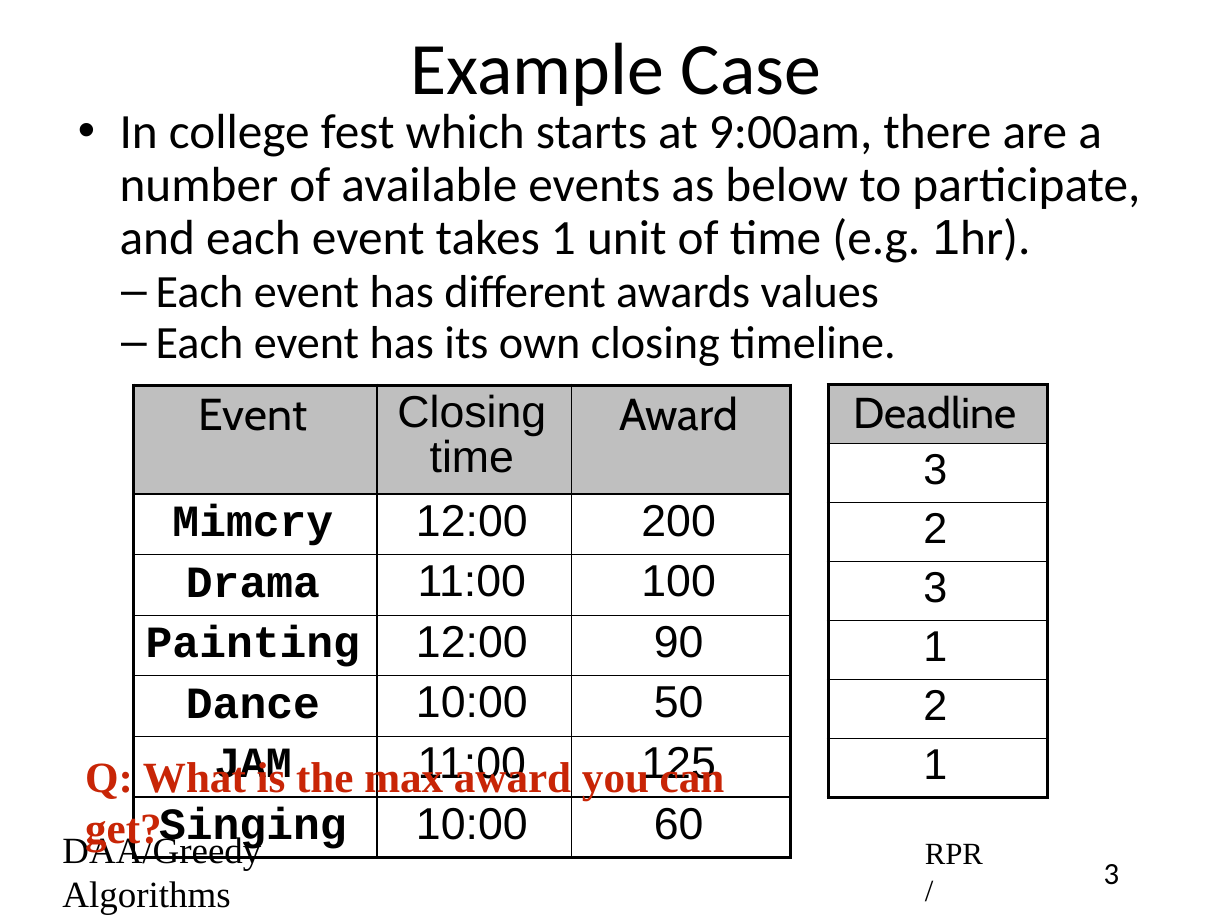
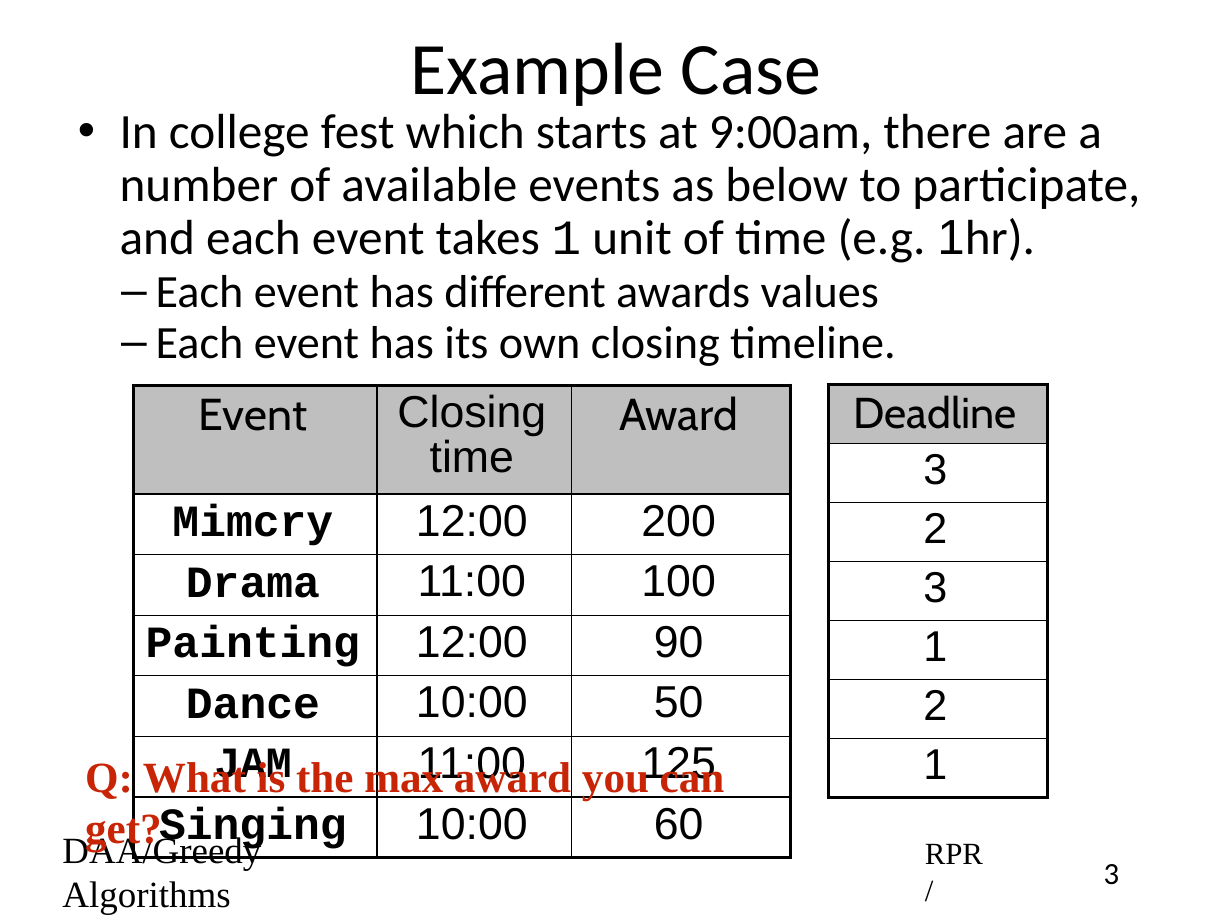
Before and after one commit to rprustagi/2019-17CS43-DAA, a slide deck: slide 3 of Slides-RPR/2019-H1-DAA-L23-Greedy-Algo-JobScheduling.pptx. Drawn at 1232x924 pixels with LibreOffice and Linux fonts; fonts in the diff are those of the drawing. Boxes give left, top, right and bottom in pixels: in the first picture for what was removed or moved away, otherwise in the second. Text is boxed around its words. In the diff, an @@ line names an element or a change of style, - is before the commit and + after.

```diff
--- a/Slides-RPR/2019-H1-DAA-L23-Greedy-Algo-JobScheduling.pptx
+++ b/Slides-RPR/2019-H1-DAA-L23-Greedy-Algo-JobScheduling.pptx
@@ text at (x1=120, y1=113, x2=1140, y2=263): font Calibri to Courier New in "1" @@
```
Also in this commit, not shown: 2 other slides changed, 10 slides removed, 9 other files.
